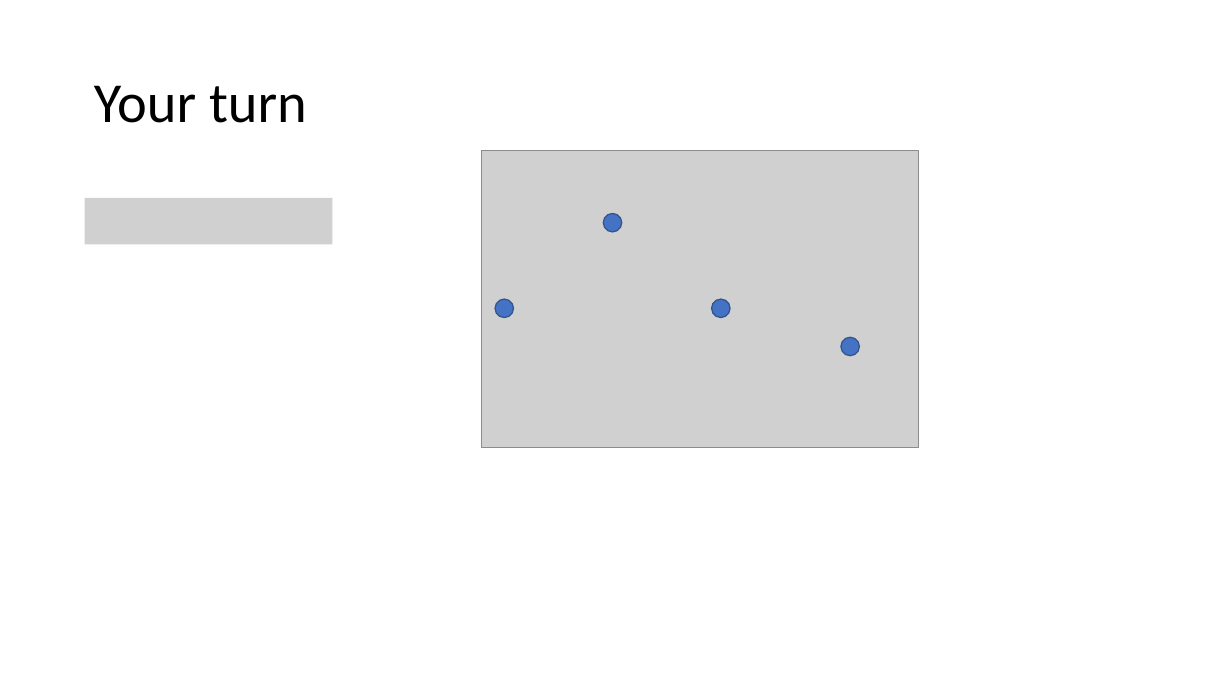
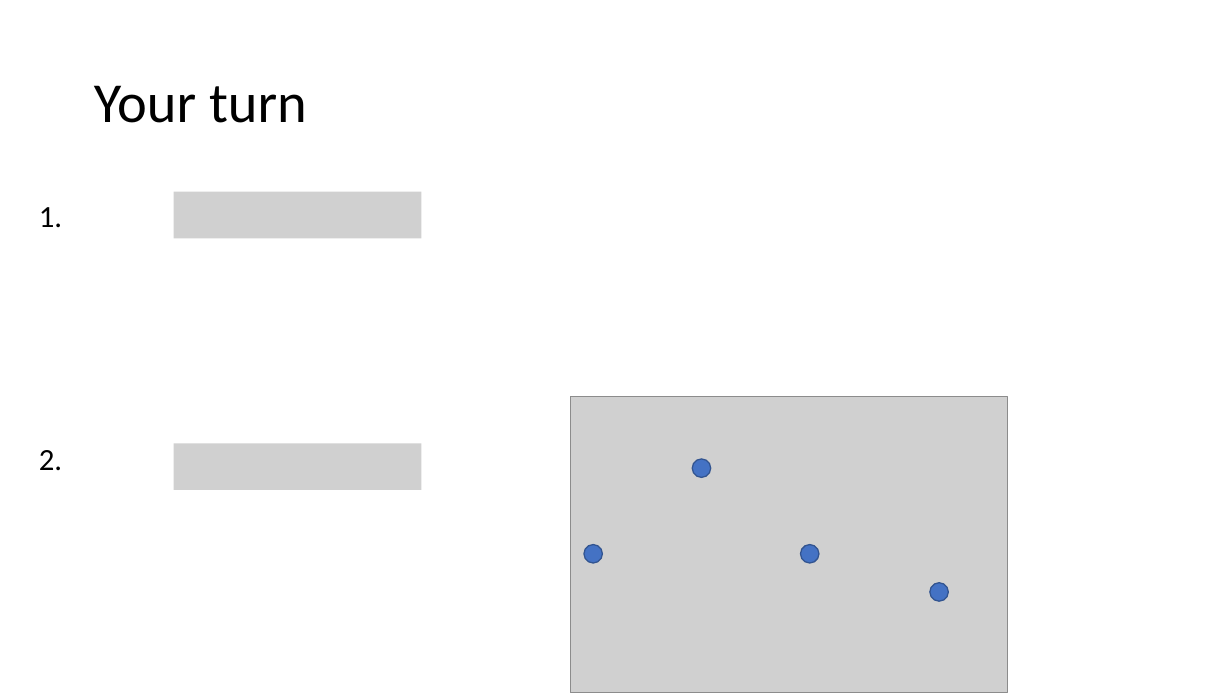
Before and after one commit to mathphysmx/teaching-ml, a slide deck: slide 18 of slides/02_ML_Linear_modelsA.pptx. Drawn at 1232x693 pixels with LibreOffice and Linux fonts; fonts in the diff are those of the drawing; grey boxes stand for pictures. Boxes give left, top, right and bottom in pixels: in the first picture for what was removed or moved away, otherwise in the second. Text is boxed around its words. In the diff, an @@ line names an element or a change of style, - is before the commit and + after.

```diff
--- a/slides/02_ML_Linear_modelsA.pptx
+++ b/slides/02_ML_Linear_modelsA.pptx
@@ text added at (39, 207, 62, 227), 24 pt, text #000000 @@
+1.
@@ picture removed at (85, 198, 333, 244) @@
@@ picture added at (174, 192, 421, 238) @@
@@ picture added at (174, 444, 421, 490) @@
@@ text added at (39, 450, 62, 470), 24 pt, text #000000 @@
+2.
@@ 4 ellipses, 1 picture: place and size @@
-4 ellipses, 1 picture at (482, 151, 919, 447)
+4 ellipses, 1 picture at (570, 396, 1007, 693)
```
Also in this commit, not shown: 6 other files.
